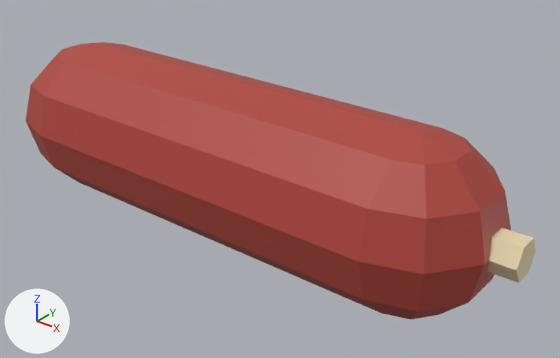
The glTF model godot/assets/models/food/sausage.glb: old version first, new version second.
Rendered twice from a 50 mm lens placed at (0.253, -0.284, 0.219), pointed at (0.02, 0.007, 0.038). Arrows for +X, +Y and +Z are at lower left; the lights stay in place. The picture after the commit comes second. Vertices at exactly the same position are counted once.

Names of what the first picture shows: 'sausage'.
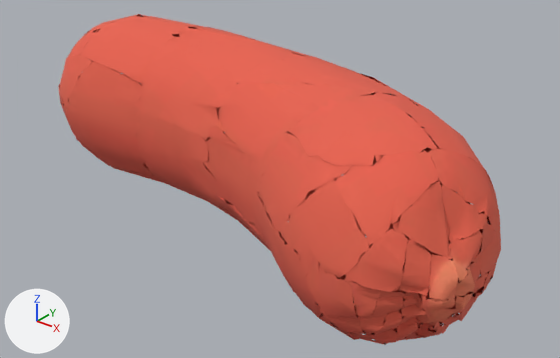
Location of each change, [x1, y1, x2, y2] in pixels of the pictures (560 x 358 px):
```json
{"object": "sausage", "change": "reshaped, recoloured", "before": [26, 42, 536, 319], "after": [58, 14, 501, 345], "on screen": "13% narrower, 19% taller"}
{"part": 1, "of": "me_sausage", "change": "rebuilt", "before": [26, 42, 511, 319], "after": [58, 14, 501, 340], "on screen": "9% narrower, 18% taller"}
{"part": 2, "of": "me_sausage", "change": "deleted", "before": [487, 228, 536, 283], "on screen": "beige"}
{"part": 3, "of": "me_sausage", "change": "added", "after": [68, 28, 239, 132], "on screen": "mostly hidden"}
{"part": 4, "of": "me_sausage", "change": "added", "after": [306, 181, 500, 345], "on screen": "red"}
```

Edits to the scene script, one JSON object a line:
```json
{"op": "add", "block": "img_image_0", "code": ["img_image_0 = load_image('Image_0', '_unpacked/Image_0', 512, 512, 'sRGB')"]}
{"op": "add", "block": "img_image_2", "code": ["img_image_2 = load_image('Image_2', '_unpacked/Image_2', 512, 512, 'Non-Color')"]}
{"op": "add", "block": "mat_material_0", "code": ["mat_material_0 = bpy.data.materials.new('Material_0')", "# uses the picture img_image_0", "# uses the picture img_image_2"]}
{"block": "me_sausage", "where": "# used by ob_sausage; location = (0.0, 0.0, 0.0)"}
{"op": "remove", "block": "me_sausage", "code": "me_sausage.from_pydata(...)  # 138 vertices, 264 faces; spans x -0.159..0.159, y -0.045..0.045, z 0.0..0.09"}
{"op": "remove", "block": "me_sausage", "code": "me_sausage.materials.append(mat_cb0453a)  # red #b0453a"}
{"op": "remove", "block": "me_sausage", "code": "me_sausage.materials.append(mat_ce8d8b0)  # beige #e8d8b0"}
{"op": "add", "block": "me_sausage", "code": "me_sausage.from_pydata(...)  # 3112 vertices, 3000 faces; spans x -0.159..0.159, y -0.08..0.08, z 0.0..0.104"}
{"block": "me_sausage", "change": "me_sausage part 1: the loose piece of 126 vertices spanning x -0.159..0.147, y -0.045..0.045, z 0.0..0.09 is rebuilt with 1615 vertices and now spans x -0.155..0.155, y -0.079..0.08, z 0.0..0.104, in mat_material_0"}
{"block": "me_sausage", "change": "me_sausage part 2: the loose piece of 12 vertices spanning x 0.139..0.159, y -0.01..0.01, z 0.036..0.054 is deleted"}
{"block": "me_sausage", "change": "me_sausage part 3: 769 vertices added at x -0.159..-0.069, y -0.004..0.079, z 0.008..0.094"}
{"block": "me_sausage", "change": "me_sausage part 4: 725 vertices added at x 0.101..0.159, y -0.08..-0.019, z 0.013..0.093"}
{"block": "me_sausage", "change": "other edits to the shape of me_sausage do not show in these pictures"}
{"op": "add", "block": "me_sausage", "code": "me_sausage.materials.append(mat_material_0)"}
```
